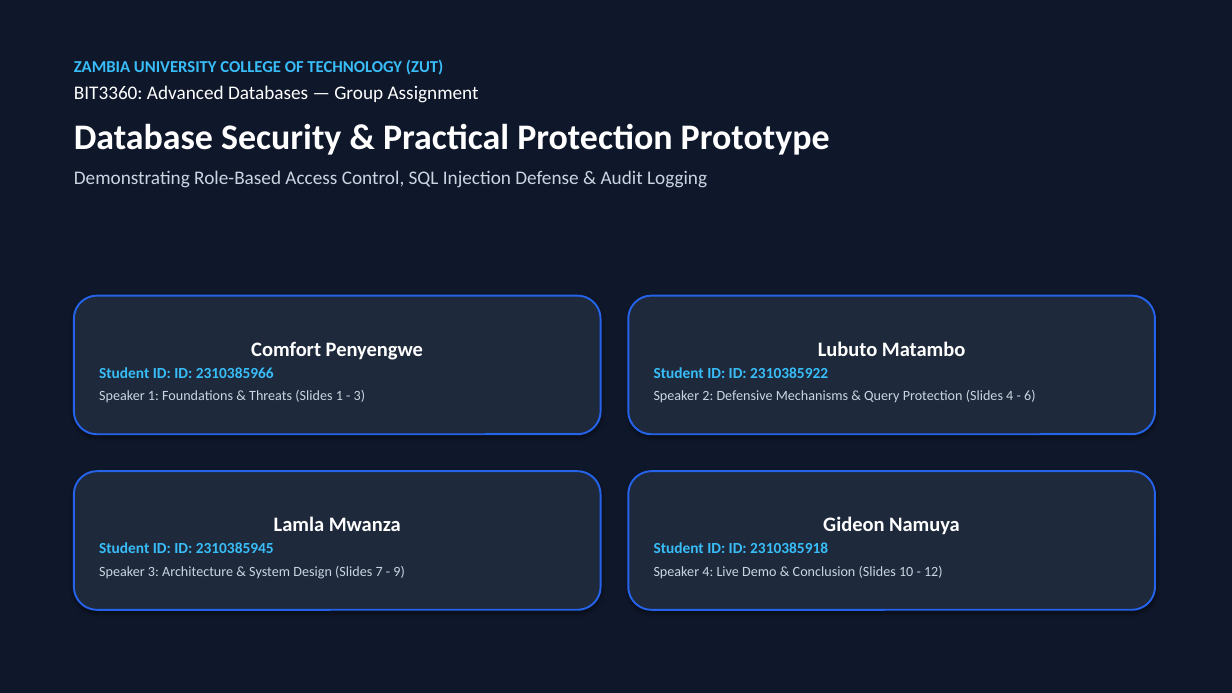
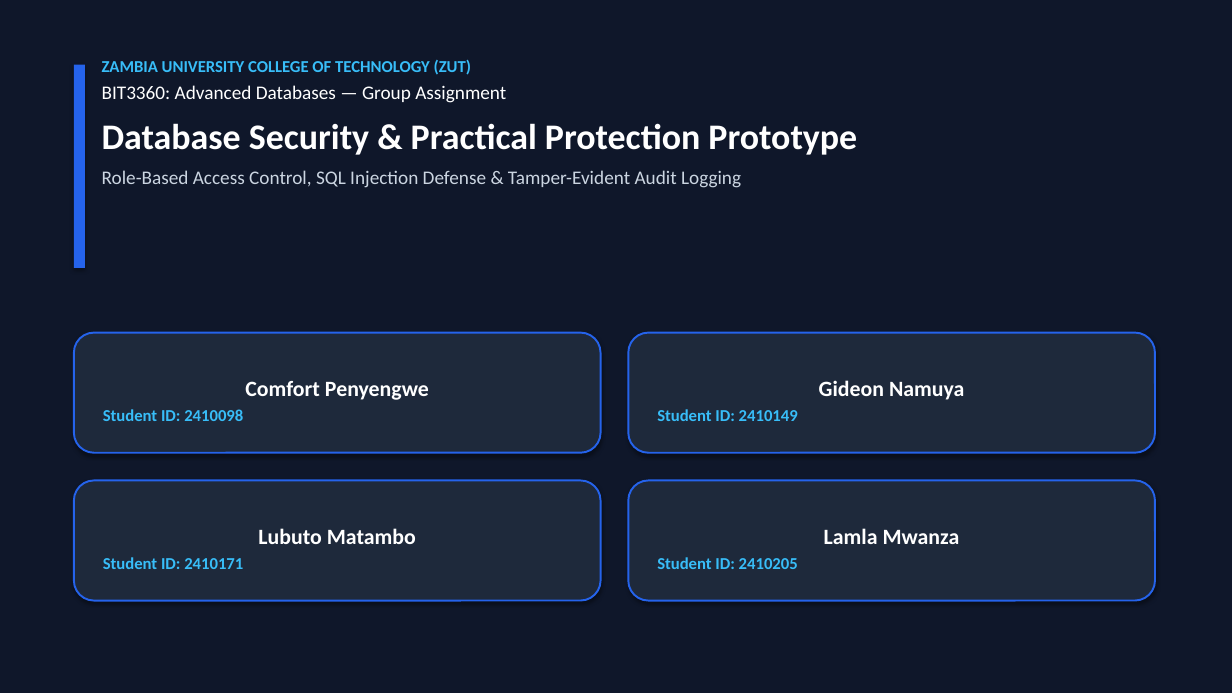
Before and after one commit to comfortpenyengwe-afk/ADA-assignment-for-the-ohns, a slide deck: slide 1 of BIT3360_Database_Security_Presentation.pptx. Drawn at 1232x693 pixels with LibreOffice and Linux fonts; fonts in the diff are those of the drawing. Boxes give left, top, right and bottom in pixels: in the first picture for what was removed or moved away, otherwise in the second. Text is boxed around its words. In the diff, an @@ line names an element or a change of style, - is before the commit and + after.

Commit message:
Enhance presentation design with refined card and header color scheme

```diff
--- a/BIT3360_Database_Security_Presentation.pptx
+++ b/BIT3360_Database_Security_Presentation.pptx
@@ text "ZAMBIA UNIVERSITY COLLEGE OF TECHNOLOGY ...": place and size @@
-text "ZAMBIA UNIVERSITY COLLEGE OF TECHNOLOGY ..." at bbox=[74, 60, 830, 188]
+text "ZAMBIA UNIVERSITY COLLEGE OF TECHNOLOGY ..." at bbox=[102, 60, 857, 188]
@@ rectangle added at bbox=[74, 65, 85, 268], fill #2563EB @@
@@ text at bbox=[102, 170, 741, 188]: text changed @@
-Demonstrating Role-Based Access Control, SQL Injection Defense & Audit Logging
+Role-Based Access Control, SQL Injection Defense & Tamper-Evident Audit Logging
@@ rounded rectangle removed at bbox=[628, 296, 1155, 434] @@
-Lubuto Matambo
-Student ID: ID: 2310385922
-Speaker 2: Defensive Mechanisms & Query Protection (Slides 4 - 6)
@@ rounded rectangle "Comfort Penyengwe": place and size @@
-rounded rectangle "Comfort Penyengwe" at bbox=[74, 296, 601, 434]
+rounded rectangle "Comfort Penyengwe" at bbox=[74, 333, 601, 453]
@@ rounded rectangle "Gideon Namuya": place and size @@
-rounded rectangle "Gideon Namuya" at bbox=[74, 471, 601, 610]
+rounded rectangle "Gideon Namuya" at bbox=[628, 333, 1155, 453]
@@ text in rounded rectangle at bbox=[245, 381, 429, 400]: size 16 to 17 pt in "Comfort Penyengwe" @@
@@ text in rounded rectangle at bbox=[657, 380, 964, 421]: text changed; size 11 to 13 pt; text colour #CBD5E1 to #38BDF8; bold on @@
-Lamla Mwanza
-Student ID: ID: 2310385945
-Speaker 3: Architecture & System Design (Slides 7 - 9)
+Gideon Namuya
+Student ID: 2410149
@@ text in rounded rectangle at bbox=[103, 409, 243, 421]: text changed; size 11 to 13 pt; text colour #CBD5E1 to #38BDF8; bold on @@
-Student ID: ID: 2310385966
-Speaker 1: Foundations & Threats (Slides 1 - 3)
+Student ID: 2410098
@@ rounded rectangle "Lubuto Matambo": place and size @@
-rounded rectangle "Lubuto Matambo" at bbox=[628, 471, 1155, 610]
+rounded rectangle "Lubuto Matambo" at bbox=[74, 481, 601, 601]
@@ rounded rectangle added at bbox=[628, 481, 1155, 601], fill #1E293B, outline #2563EB 1.5 pt, 13 pt, text #38BDF8, bold @@
+Lamla Mwanza
+Student ID: 2410205
@@ text in rounded rectangle at bbox=[103, 528, 416, 569]: text changed; size 11 to 13 pt; text colour #CBD5E1 to #38BDF8; bold on @@
-Gideon Namuya
-Student ID: ID: 2310385918
-Speaker 4: Live Demo & Conclusion (Slides 10 - 12)
+Lubuto Matambo
+Student ID: 2410171
```
Also in this commit, not shown: 11 other slides changed, 3 other files.
